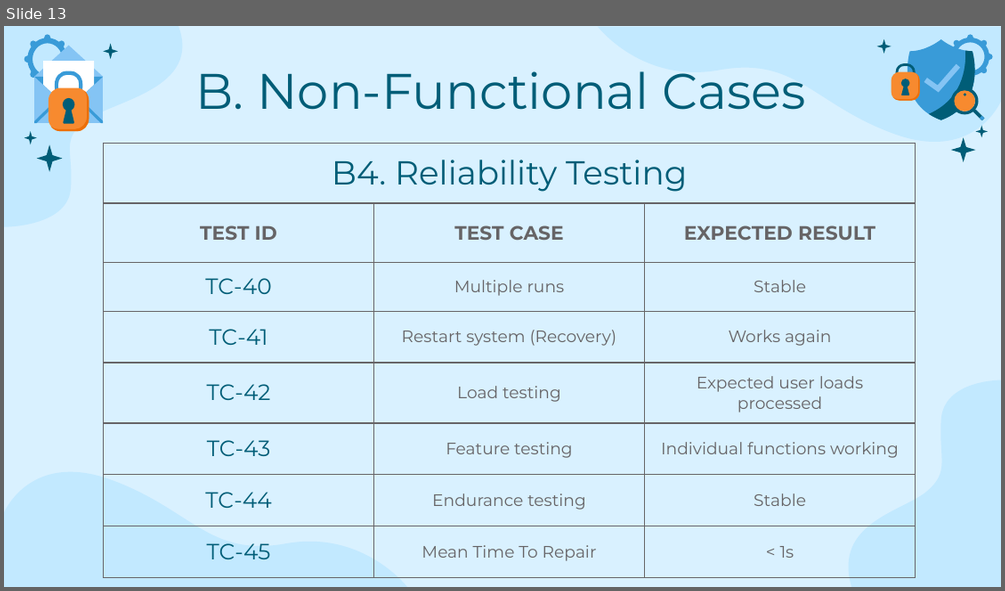
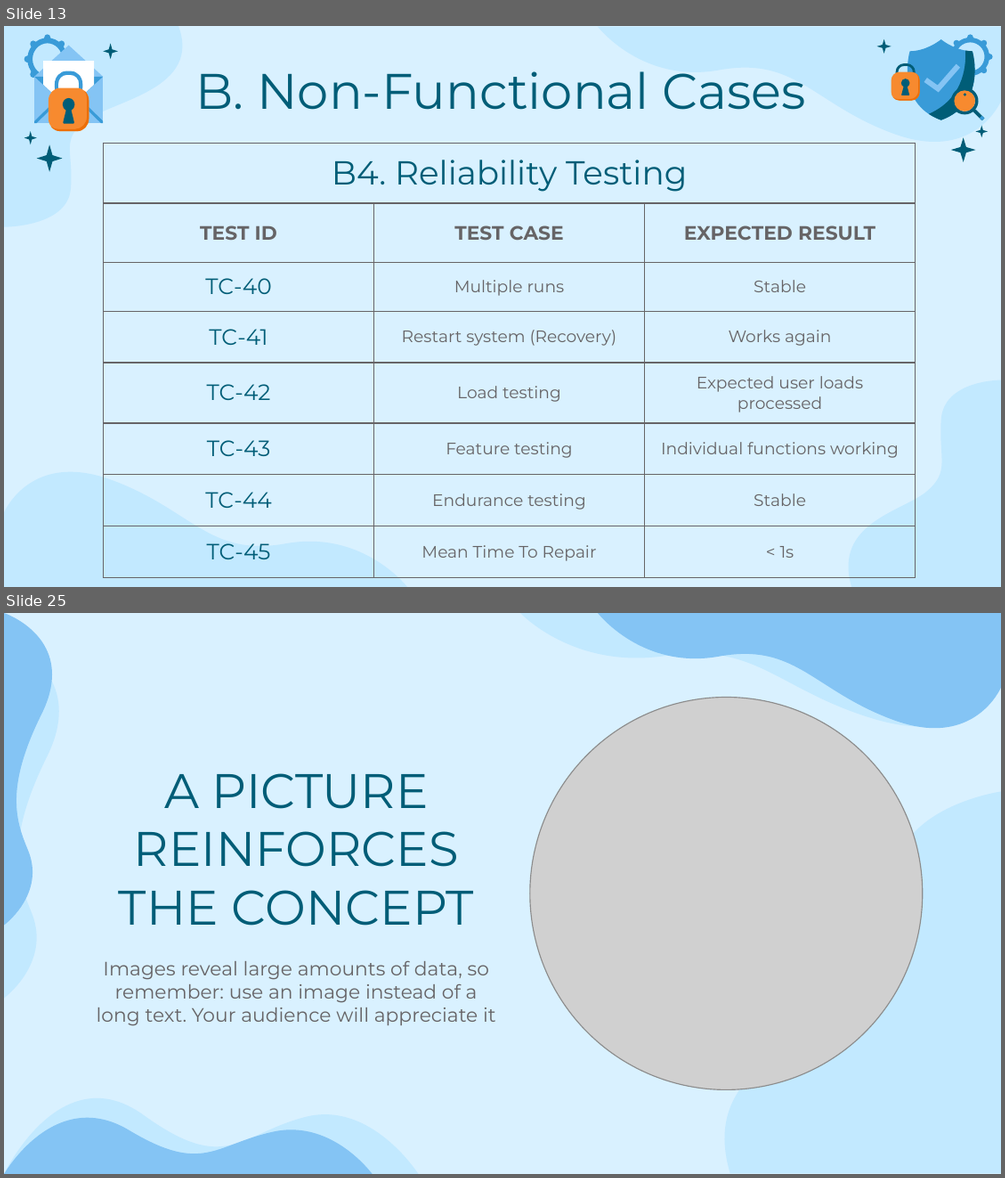
Before and after one commit to MiraPhilip12/Graduation_Project_ESLSCA, a slide deck: Milestone 5/Testing and Evaluation.pptx. Shown one above the other, each under a label of ours: slide 13 before the commit, slides 13 and 25 after it; the slides between them are not shown. The pictures are 1005x591 and 1005x1178 pixels, drawn with LibreOffice and Linux fonts; fonts in the diff are those of the drawing; grey boxes stand for pictures. Boxes give left, top, right and bottom in pixels: in the first picture for what was removed or moved away, otherwise in the second. Text is boxed around its words. In the diff, an @@ line names an element or a change of style, - is before the commit and + after.

```diff
--- a/Milestone 5/Testing and Evaluation.pptx
+++ b/Milestone 5/Testing and Evaluation.pptx
@@ slide 25 added at [4, 613, 1001, 1174], background #D9F1FF @@
@@ freeform shape added at [5, 613, 52, 925], fill #84C4F4 @@
@@ freeform shape added at [520, 613, 1001, 727], fill #C2E9FF @@
@@ freeform shape added at [599, 613, 1001, 728], fill #84C4F4 @@
@@ freeform shape added at [4, 641, 58, 997], fill #C2E9FF @@
@@ picture added at [530, 697, 923, 1089] @@
@@ title added at [119, 773, 474, 925], 35 pt, text #005D77 @@
+A PICTURE REINFORCES THE CONCEPT
@@ freeform shape added at [696, 791, 1001, 1173], fill #C2E9FF @@
@@ subtitle added at [97, 961, 496, 1026], 14 pt, text #666466 @@
+Images reveal large amounts of data, so remember: use an image instead of a long text. Your audience will appreciate it
@@ freeform shape added at [4, 1055, 419, 1174], fill #C2E9FF @@
@@ freeform shape added at [4, 1086, 372, 1174], fill #84C4F4 @@
```
Also in this commit, not shown: 1 slide changed, 20 other slides added, 1 slide removed, 3 other files.
